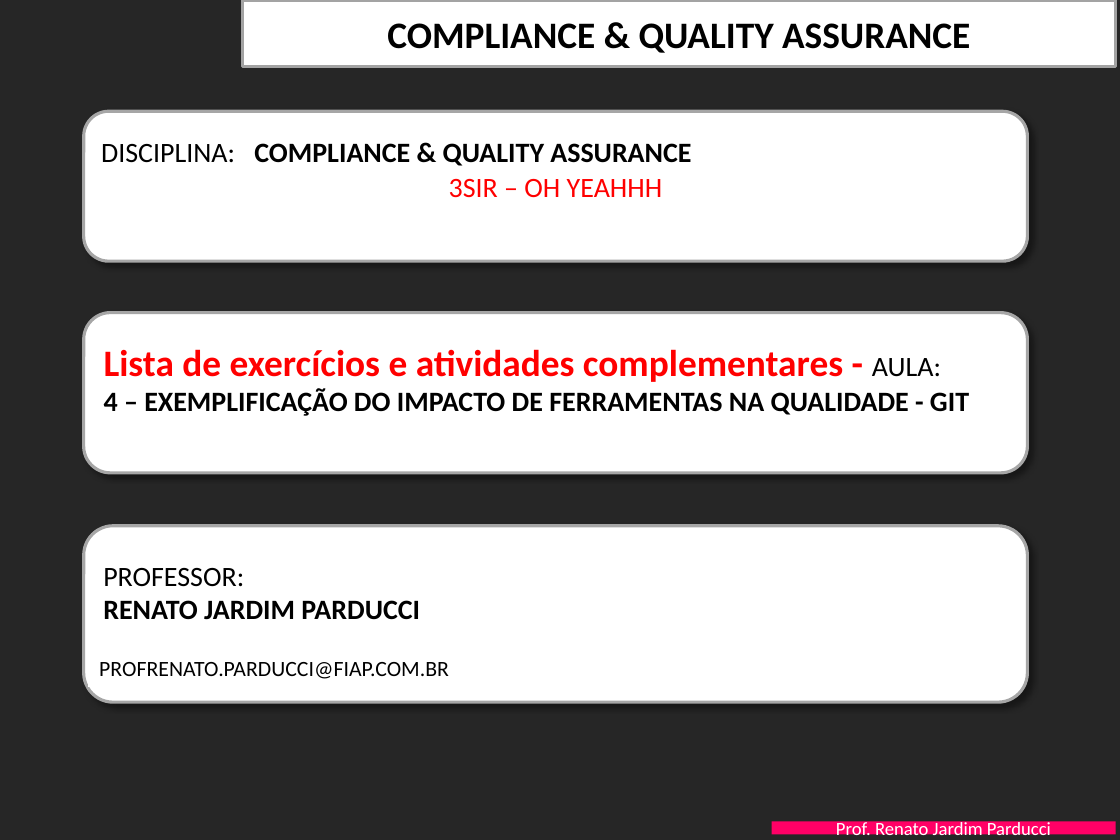
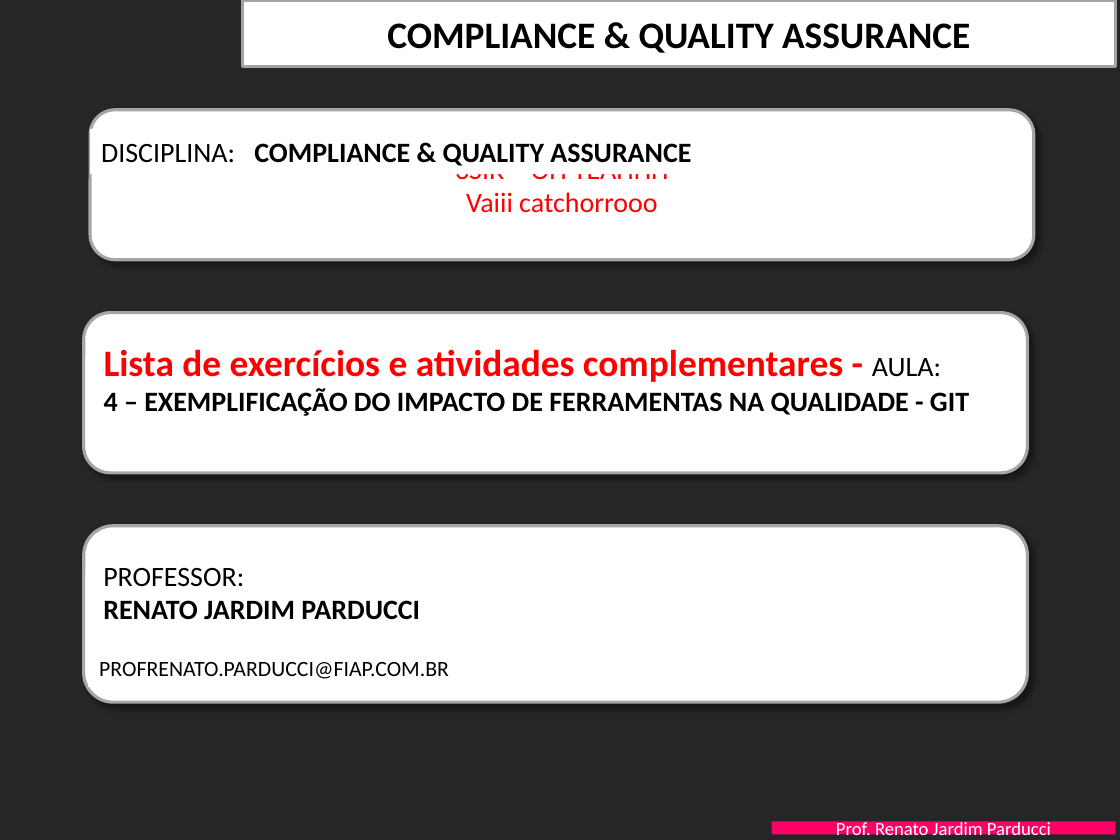
Before and after one commit to Xiophanny/SI-Estacionamento, a slide deck: slide 1 of Documentação/FIAP-QualidProjSW-Aula-4-GIT - EXERCICIOS.pptx. Drawn at 1120x840 pixels with LibreOffice and Linux fonts; fonts in the diff are those of the drawing; background and template pictures are left out. Boxes give left, top, right and bottom in pixels: in the first picture for what was removed or moved away, otherwise in the second. Text is boxed around its words. In the diff, an @@ line names an element or a change of style, - is before the commit and + after.

Commit message:
Add files via upload
teste vai catchorroooo

```diff
--- a/Documentação/FIAP-QualidProjSW-Aula-4-GIT - EXERCICIOS.pptx
+++ b/Documentação/FIAP-QualidProjSW-Aula-4-GIT - EXERCICIOS.pptx
@@ rounded rectangle "3SIR – OH YEAHHH": place and size @@
-rounded rectangle "3SIR – OH YEAHHH" at box(84, 111, 1028, 261)
+rounded rectangle "3SIR – OH YEAHHH" at box(90, 110, 1034, 260)
@@ text in rounded rectangle at box(466, 192, 657, 213): paragraph added @@
+Vaiii catchorrooo
```
